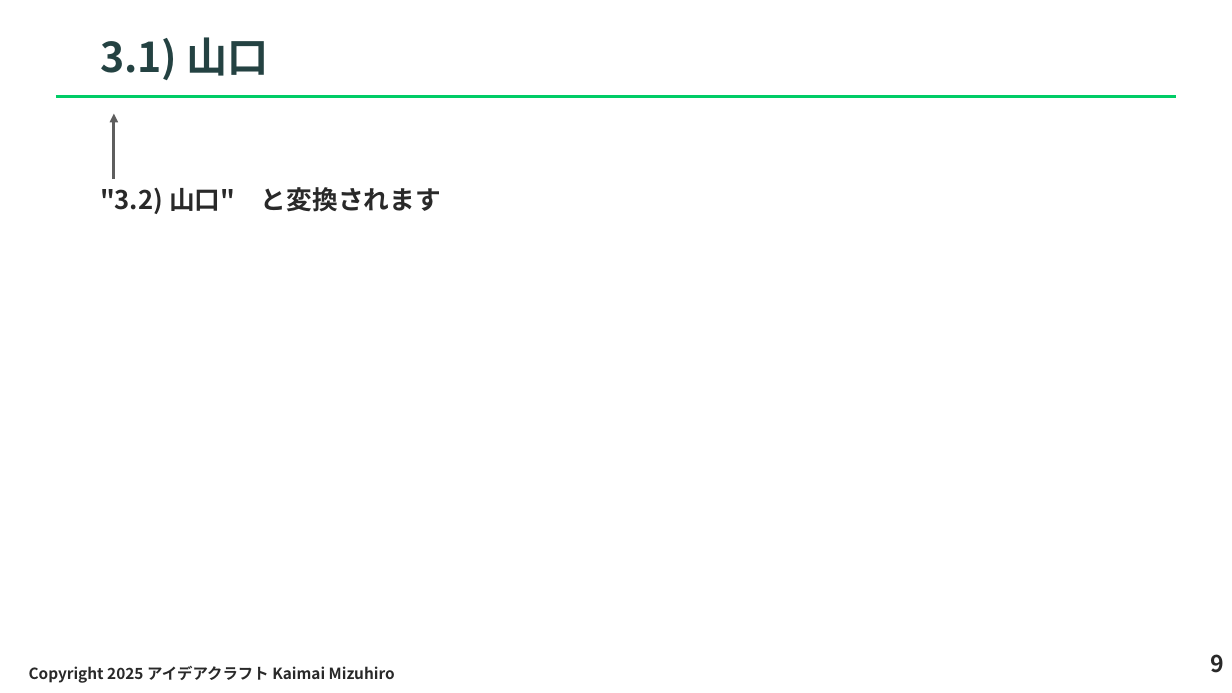
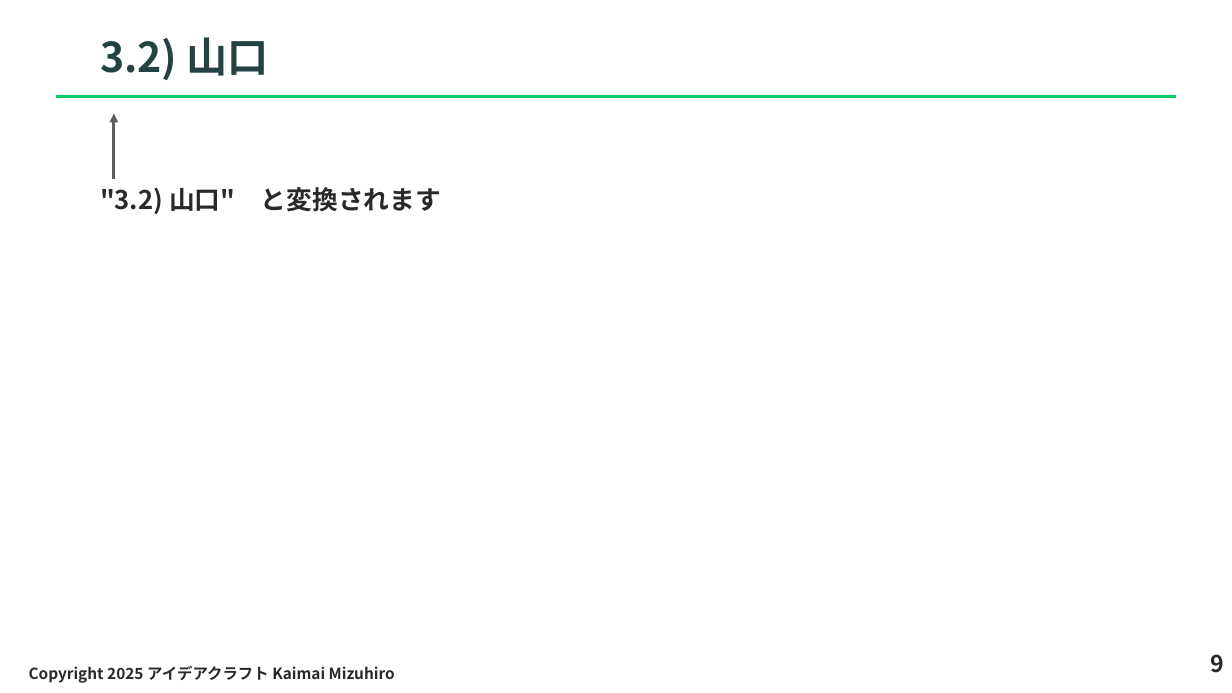
Before and after one commit to hiro77284/pptx-indexer, a slide deck: slide 10 of example/ex1/EasyIndexerSample_indexed.pptx. Drawn at 1232x693 pixels with LibreOffice and Linux fonts; fonts in the diff are those of the drawing. Boxes give left, top, right and bottom in pixels: in the first picture for what was removed or moved away, otherwise in the second. Text is boxed around its words. In the diff, an @@ line names an element or a change of style, - is before the commit and + after.

```diff
--- a/example/ex1/EasyIndexerSample_indexed.pptx
+++ b/example/ex1/EasyIndexerSample_indexed.pptx
@@ title at bbox=[100, 37, 269, 80]: text changed @@
-3.1) 山口
+3.2) 山口
```
Also in this commit, not shown: 2 other slides changed.
